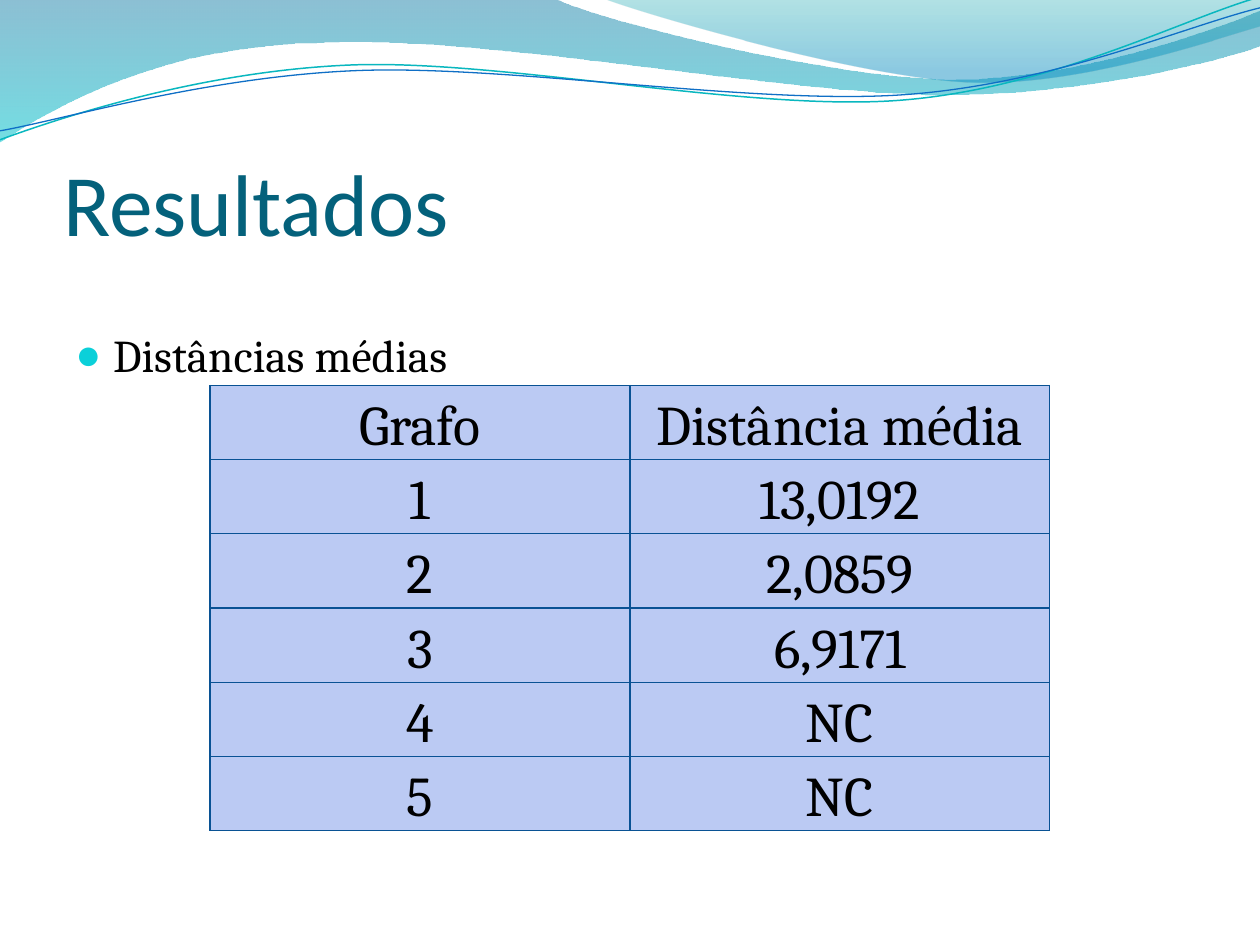
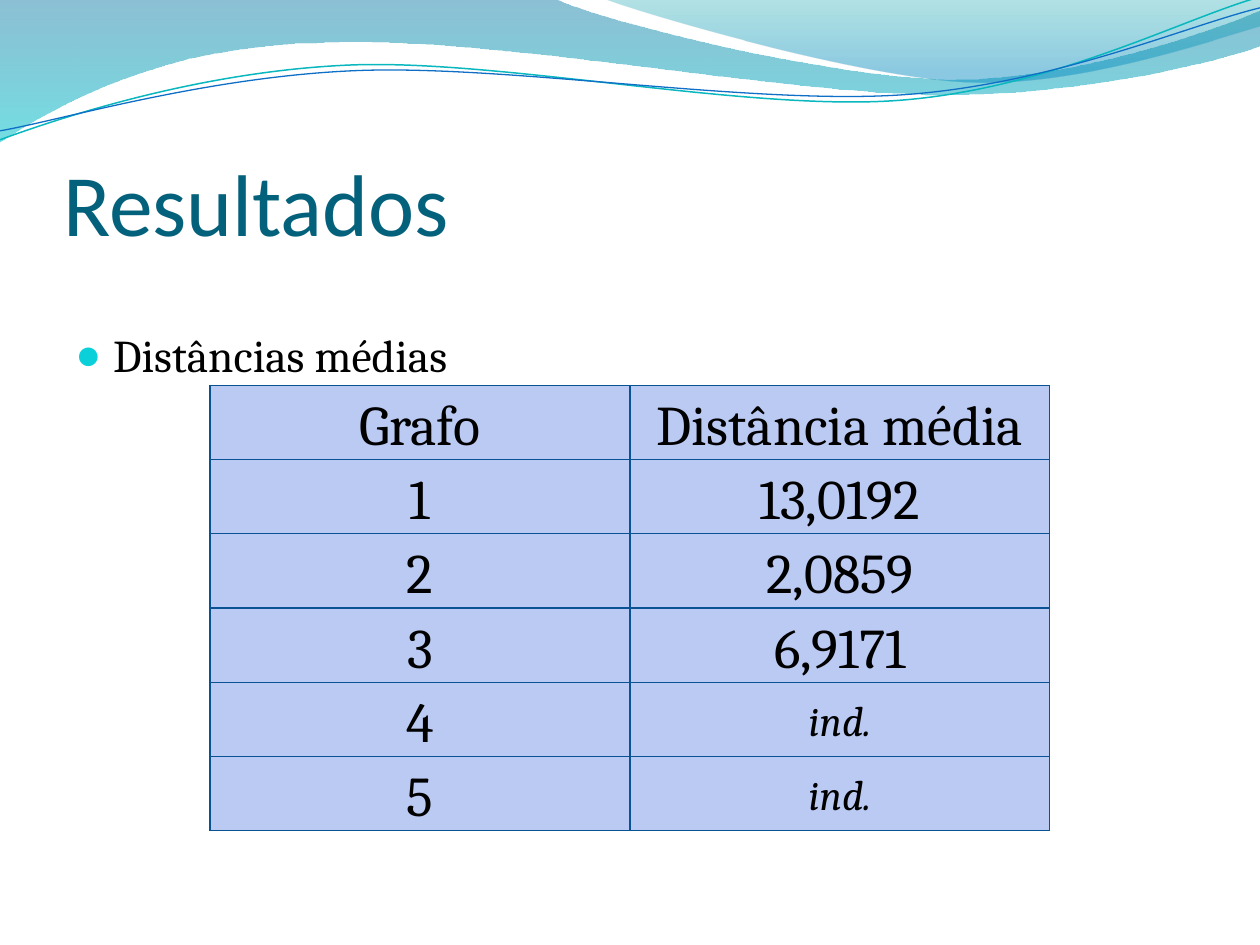
Before and after one commit to jonathanaugusto/grafos2011, a slide deck: slide 18 of apresentacao2.pptx (slide 17 before the commit). Drawn at 1260x945 pixels with LibreOffice and Linux fonts; fonts in the diff are those of the drawing; background and template pictures are left out. Boxes give left, top, right and bottom in pixels: in the first picture for what was removed or moved away, otherwise in the second. Text is boxed around its words. In the diff, an @@ line names an element or a change of style, - is before the commit and + after.

```diff
--- a/apresentacao2.pptx
+++ b/apresentacao2.pptx
@@ table at bbox=[210, 386, 1050, 849] @@
-row 5, column 2: NC
+row 5, column 2: ind.
-row 6, column 2: NC
+row 6, column 2: ind.
```
Also in this commit, not shown: 11 other slides changed, 6 slides added, 5 slides removed, 5 other files.
